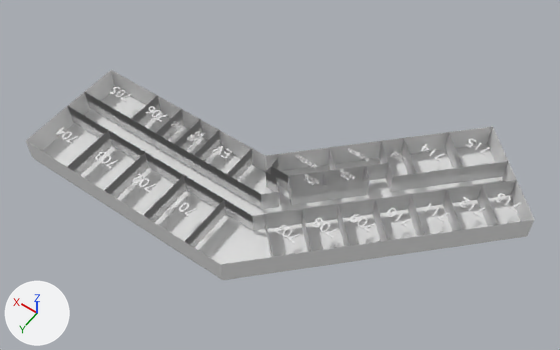
The glTF model app/assets/3d/7floor.glb: old version first, new version second.
The view is the same before and after, from a 50 mm lens placed at (-357.0, 470.0, 746.0), pointed at (-19.0, -3.0, 2.0). The axes (+X, +Y, +Z) are drawn at lower left. The lights are the same throughout. Vertices at the same position are counted once.

Script lines for the objects in view, before the commit:
```python
ob_floorandwalls_4f = bpy.data.objects.new('FloorAndWalls_4F', me_floorandwalls_4f_mesh_018)
ob_floorandwalls_4f.location = (0.0, 0.0, 0.0)
ob_innerwalls_4f = bpy.data.objects.new('InnerWalls_4F', me_innerwalls_4f_mesh_030)
ob_innerwalls_4f.location = (0.0, 0.0, 0.0)
ob_text_009 = bpy.data.objects.new('Text.009', me_text_676)
ob_text_009.location = (90.0, 115.0, 30.0)
ob_text_010 = bpy.data.objects.new('Text.010', me_text_677)
ob_text_010.location = (150.0, 115.0, 30.0)
ob_text_011 = bpy.data.objects.new('Text.011', me_text_678)
ob_text_011.location = (215.0, 115.0, 30.0)
ob_text_012 = bpy.data.objects.new('Text.012', me_text_679)
ob_text_012.location = (210.0, 25.0, 30.0)
ob_text_014 = bpy.data.objects.new('Text.014', me_text_681)
ob_text_014.location = (-85.0, 75.0, 30.0)
ob_text_015 = bpy.data.objects.new('Text.015', me_text_682)
ob_text_015.location = (-115.0, 45.0, 30.0)
```
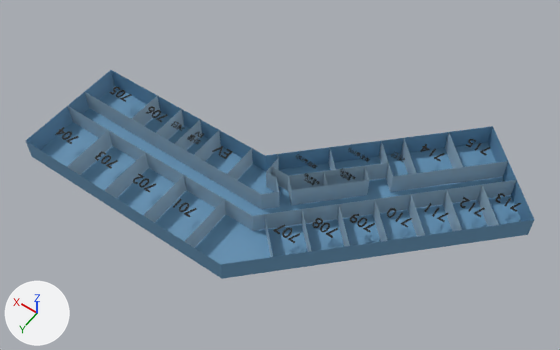
The change in detail:
Material 'Mat_Text' (mat_mat_text) is new.
Its base color is (0.0, 0.0, 0.0) (black #000000).
Material 'Mat_Inner' (mat_mat_inner) is new.
Its base color is (0.35, 0.5, 0.62) (blue #a0bcce).
Material 'Mat_Outer' (mat_mat_outer) is new.
Its base color is (0.13, 0.3, 0.48) (blue #6595b8).
me_floorandwalls_4f_mesh_018 is used by ob_floorandwalls_4f; location (0.0, 0.0, 0.0).
me_floorandwalls_4f_mesh_018 had 32 vertices, 54 faces and spanned x -300.0..250.0, y -200.0..151.0, z -5.0..30.0.
me_floorandwalls_4f_mesh_018 now has 32 vertices, 54 faces and spans x -300.0..250.0, y -200.0..151.0, z -1.0..30.0.
me_floorandwalls_4f_mesh_018 part 1: 54 faces spanning x -300.0..250.0, y -200.0..151.0, z -1.0..30.0 switch from mat_building_gray_050 (white #e7e7e7) to mat_mat_outer (blue #6595b8).
me_innerwalls_4f_mesh_030 is used by ob_innerwalls_4f; location (0.0, 0.0, 0.0).
me_innerwalls_4f_mesh_030 had 177 vertices, 240 faces and spanned x -270.0..250.0, y -160.0..150.0, z 0.0..30.0.
me_innerwalls_4f_mesh_030 no longer uses material mat_building_gray_050 (white #e7e7e7).
me_innerwalls_4f_mesh_030 now has 118 vertices, 70 faces and spans x -270.0..250.0, y -160.0..150.0, z 0.0..30.0.
Part 2, on me_innerwalls_4f_mesh_030:
59 vertices are removed from x -270.0..250.0, y -160.0..150.0, z 15.0.
240 faces are deleted.
70 new faces join them.
me_innerwalls_4f_mesh_030 now uses material mat_mat_inner (blue #a0bcce).
me_text_676 has 382 vertices, 756 faces and spans x -14.0..14.3, y -6.2..7.8, z -0.5..0.5.
me_text_676 now uses material mat_mat_text (black #000000).
me_text_677 has 498 vertices, 988 faces and spans x -14.0..13.5, y -6.2..7.8, z -0.5..0.5.
me_text_677 now uses material mat_mat_text (black #000000).
me_text_678 has 234 vertices, 464 faces and spans x -14.0..14.4, y -6.2..7.8, z -0.5..0.5.
me_text_678 now uses material mat_mat_text (black #000000).
me_text_679 has 360 vertices, 712 faces and spans x -14.0..13.8, y -6.2..7.8, z -0.5..0.5.
me_text_679 now uses material mat_mat_text (black #000000).
me_text_681 has 216 vertices, 424 faces and spans x -14.0..14.8, y -6.2..7.8, z -0.5..0.5.
me_text_681 now uses material mat_mat_text (black #000000).
me_text_682 has 588 vertices, 1176 faces and spans x -14.0..14.4, y -6.2..7.8, z -0.5..0.5.
me_text_682 now uses material mat_mat_text (black #000000).
me_text_683 has 470 vertices, 936 faces and spans x -14.0..14.2, y -6.2..7.8, z -0.5..0.5.
me_text_683 now uses material mat_mat_text (black #000000).
me_text_684 has 212 vertices, 416 faces and spans x -14.0..14.4, y -6.2..7.8, z -0.5..0.5.
me_text_684 now uses material mat_mat_text (black #000000).

Where the change shows, as pixel boxes [x1, y1, x2, y2] in the pictures (560 x 350 px):
'FloorAndWalls_4F', reshaped: before [26, 70, 535, 280]; after [26, 70, 535, 279]
'Text.015', recoloured: [312, 218, 338, 238] in both
'Text.014', recoloured: [273, 224, 300, 243] in both
'Text.016', recoloured: [350, 214, 375, 233] in both
'Text.009', recoloured: [133, 174, 156, 193] in both
'Text.010', recoloured: [95, 152, 118, 169] in both
'Text.011', recoloured: [55, 127, 78, 144] in both
'Text.017', recoloured: [387, 208, 412, 227] in both
'Text.012', recoloured: [109, 87, 132, 102] in both
part 1 of me_floorandwalls_4f_mesh_018, recoloured (grey to blue): [26, 70, 535, 279] in both
part 2 of me_innerwalls_4f_mesh_030, cut back: [67, 92, 516, 257] in both
